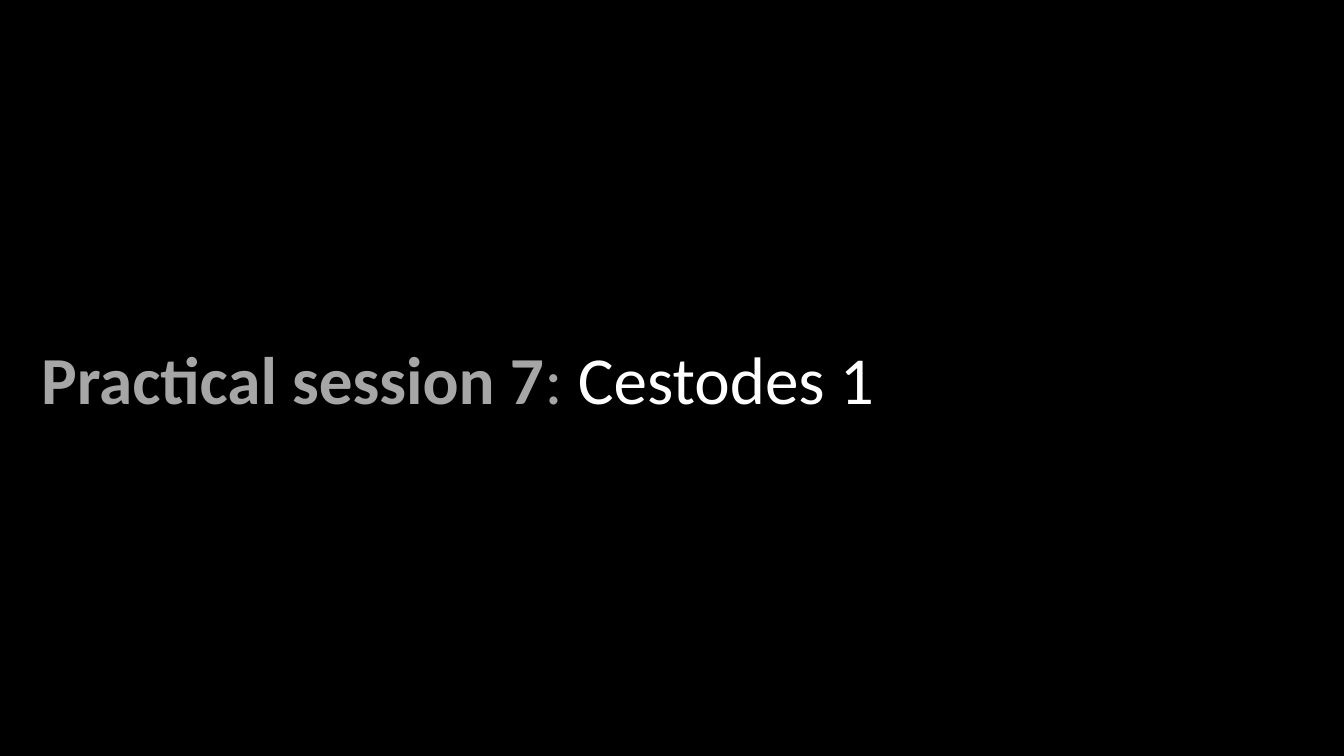
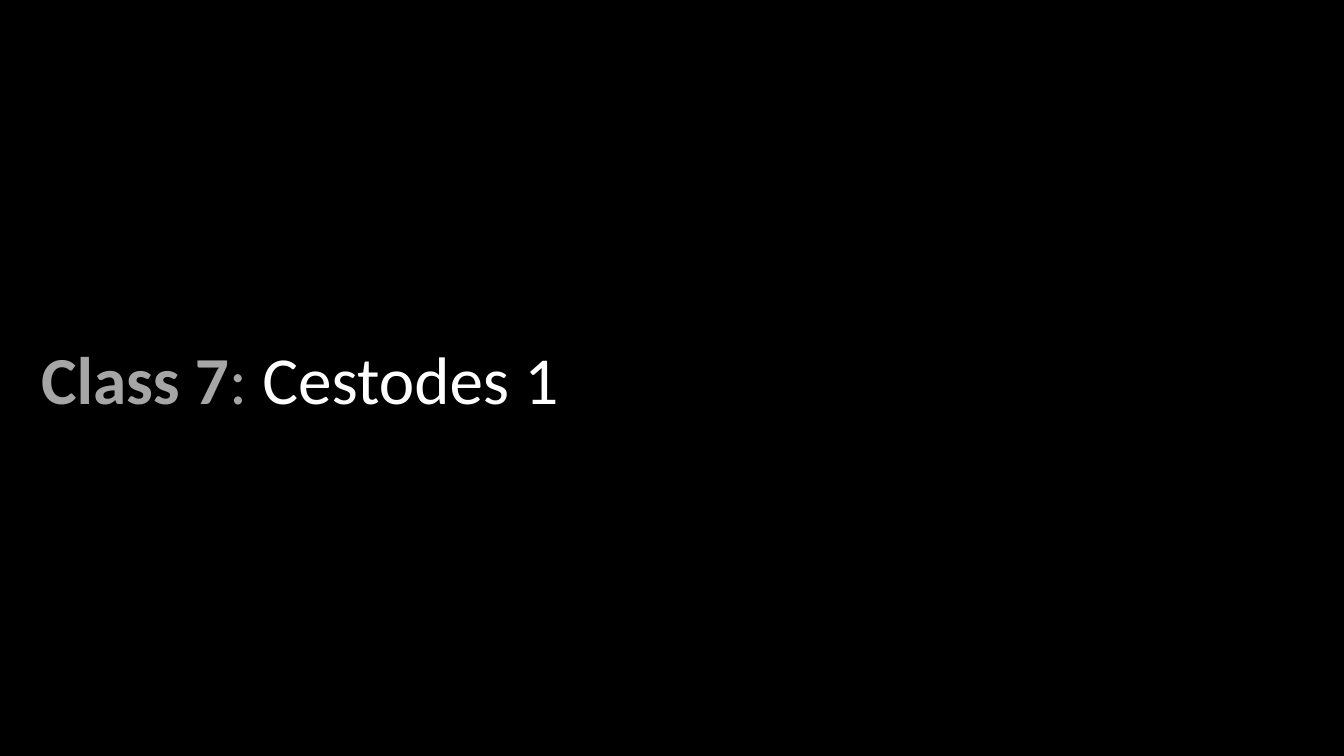
Before and after one commit to wood-lab/fish_406, a slide deck: slide 1 of docs/lectures/in-class_activities/class_7.pptx. Drawn at 1344x756 pixels with LibreOffice and Linux fonts; fonts in the diff are those of the drawing. Boxes give left, top, right and bottom in pixels: in the first picture for what was removed or moved away, otherwise in the second. Text is boxed around its words. In the diff, an @@ line names an element or a change of style, - is before the commit and + after.

Commit message:
updating class_7 ppt

```diff
--- a/docs/lectures/in-class_activities/class_7.pptx
+++ b/docs/lectures/in-class_activities/class_7.pptx
@@ text at <box>41,357,558,405</box>: text changed; text colour #A6A6A6 to #FFFFFF; bold off @@
-Practical session 7: Cestodes 1
+Class 7: Cestodes 1
```
Also in this commit, not shown: 6 other slides changed, 11 other files.
